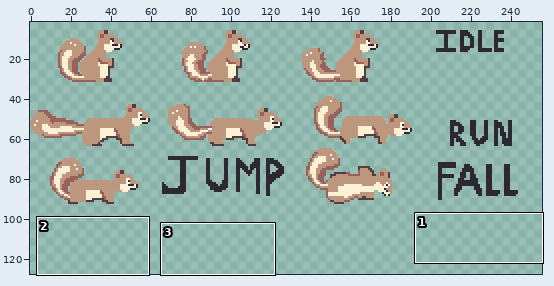
Two states of a pixel-art file, Asset Projects/squirrel/v2/squirrel.aseprite. The first picture is a wide view before the edit; the outline marks the close-up.
Close-up. Earlier state:
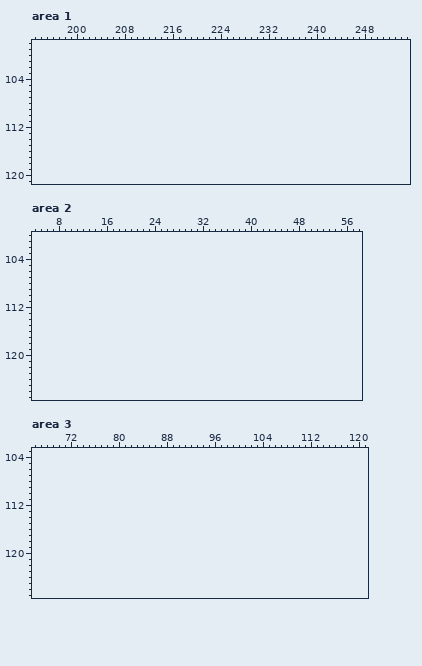
256x96 pixels, 1 frame. Colours within 5 levels of each other are drawn and written as one. Shown: area 1: x 193..255, y 98..121; area 2: x 4..58, y 100..127; area 3: x 66..121, y 103..127. The old version is drawn lined up with the new one, on the new canvas. The wide view leaves out empty margins. The commit also changed other parts of the picture, which this record leaves out.
Palette (. is transparent): 
Once edited:
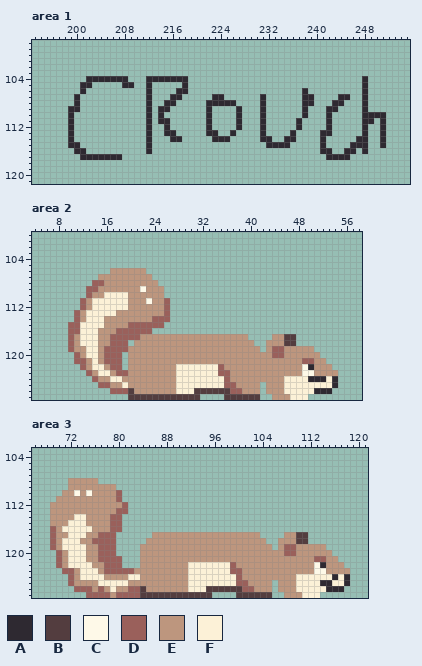
Colours new in this view: A #2e2931  B #533d3f  C #fef9e8  D #9a605b  E #bd967e  F #fcf1d7
The edit:
canvas 256x96 -> 256x128
Changed rows in their new state; - is an unchanged pixel.
Area 1:
first column x 199:
104 ---AAAAAAA---AAAAAAA-----------------------------A---
105 --AA-----AA--A-----A-----------------------------A---
106 --A----------A----AA-------------------A---------A---
107 -A-----------A---AA-----AA------A------AA----AA--A---
108 -A-----------A--AA-----AAAAA----A------AA---AA---A---
109 AA-----------A-AA------A----A---A------A---AA----A---
110 A------------A-A-------A----A---A------A---A-----AAAA
111 A------------A-AA------A----A---A-----A----A-----AA-A
112 A------------A--A------A----A---A-----A----A-----A--A
113 A------------A--AA-----AA--A----A----A----AA-----A--A
114 A------------A---AA-----AAA-----AA--AA----A-----AA--A
115 AA-----------A-------------------AAAA-----A----AAA--A
116 -AA----------A----------------------------AA--AA-A---
117 --AAAAAAA----------------------------------AAAA------
Area 2:
first column x 10:
106 -------EEEEEE--------------------------------
107 -----EEEEEEEEE-------------------------------
108 ----DDEEEEEEEEE------------------------------
109 ---DDEEEEEEECEEE-----------------------------
110 ---DEEFFFFEEEEEE-----------------------------
111 --DEFFFFFFEEECEED----------------------------
112 --DEFFFFFFEEEEEED----------------------------
113 -DEFFFFFEEEEEEEED----------------------------
114 -DEFFFEEEEEEEEDDD----------------------------
115 DDFFFFEEEEDDDDDD-----------------------------
116 DDFFFEEEDDDDDD-------------------------------
117 DEFFFEEDDDDDEEEEEEEEEEEEEEEEEE----EEBB-------
118 DEFFFEEDDD-EEEEEEEEEEEEEEEEEEEE--EEEBB-------
119 DEEFFEDDDDEEEEEEEEEEEEEEEEEEEEEE-EDDEEEEE----
120 -DEFFEDDD-EEEEEEEEEEEEEEEEEEEEEEEEDDEEEEEE---
121 -DDEFEDDD-EEEEEEEEEEEEEEEEEEEEEEEEEEEEEDDEE--
122 --DEFFEDD-EEEEEEEEFFFFFFFDEEEEEEEEEEEEECAEEE-
123 ---DEFFEDDEEEEEEEEFFFFFFFDDEEEEEEEEEEEECCEEEE
124 ----DEEFFEEEEEEEEEFFFFFFFFDEEEEEEEEEFFFFAAAFA
125 -----DDEEFEEEEEEEEFFFFFFFFDDEEEE-EEEFFFFFFFFA
126 -------DDDBEEEEEEEFFFBBBBBBDDEEE-EEEFFFFFAAA-
127 ----------BBBBBBBBBBBB----BBBBBB--EEEFFF-----
Area 3:
first column x 69:
108 ---EEEEE------------------------------------------
109 ---EEEEEEEE---------------------------------------
110 --EECECEEEED--------------------------------------
111 -EEEEEEEEEED--------------------------------------
112 EEEEEEEEEEEED-------------------------------------
113 EEEEEEEEEEEDD-------------------------------------
114 EEEEFFEEEEDD--------------------------------------
115 EEEFFFEEEEDD--------------------------------------
116 DEFFFFFEEEDD--------------------------------------
117 DEEFFFEEDDD------EEEEEEEEEEEEEEEEEE----EEBB-------
118 DEFFFEEDDDD-----EEEEEEEEEEEEEEEEEEEE--EEEBB-------
119 DEFFFFEEDDD----EEEEEEEEEEEEEEEEEEEEEE-EDDEEEEE----
120 -DEFFFEEDDD----EEEEEEEEEEEEEEEEEEEEEEEEDDEEEEEE---
121 -DEFFFEEDDDD---EEEEEEEEEEEEEEEEEEEEEEEEEEEEEDDEE--
122 -DEFFFFEEDDD---EEEEEEEEFFFFFFFDEEEEEEEEEEEEECAEEE-
123 --DDEFFFEDDDDDEEEEEEEEEFFFFFFFDDEEEEEEEEEEEECCEEEE
124 ---DEFFFFEEEEFFEEEEEEEEFFFFFFFFDEEEEEEEEEFFFFFFAFA
125 ---DEEEEFFFFFEEEEEEEEEEFFFFFFFFDDEEEE-EEEFFFFAAFFA
126 ----DDDEDEFEEDDBEEEEEEEFFFBBBBBBDDEEE-EEEFFFFFAAA-
127 ------DDDDEDDDDBBBBBBBBBBBB----BBBBBB--EEEFFF-----
